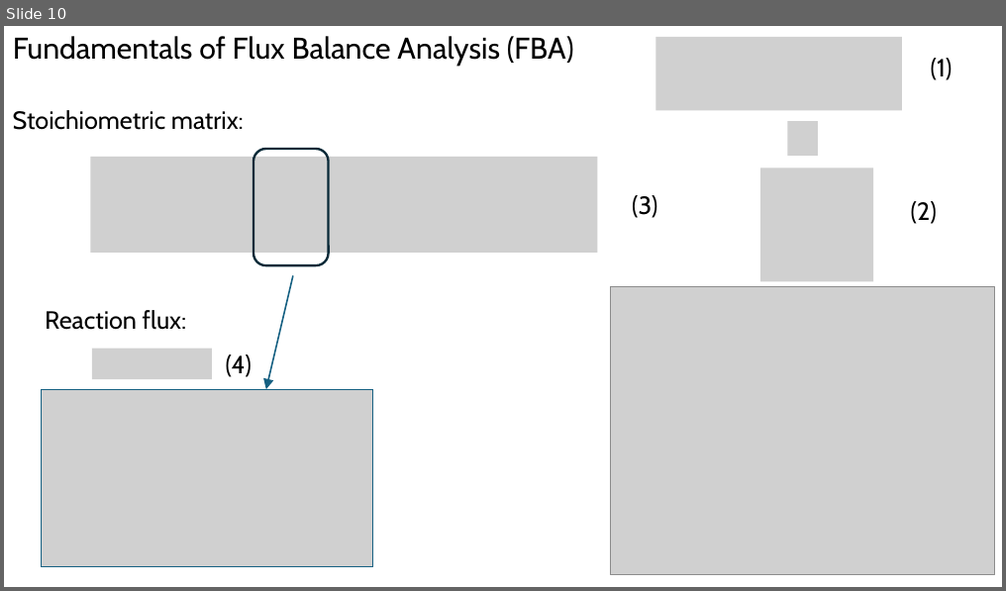
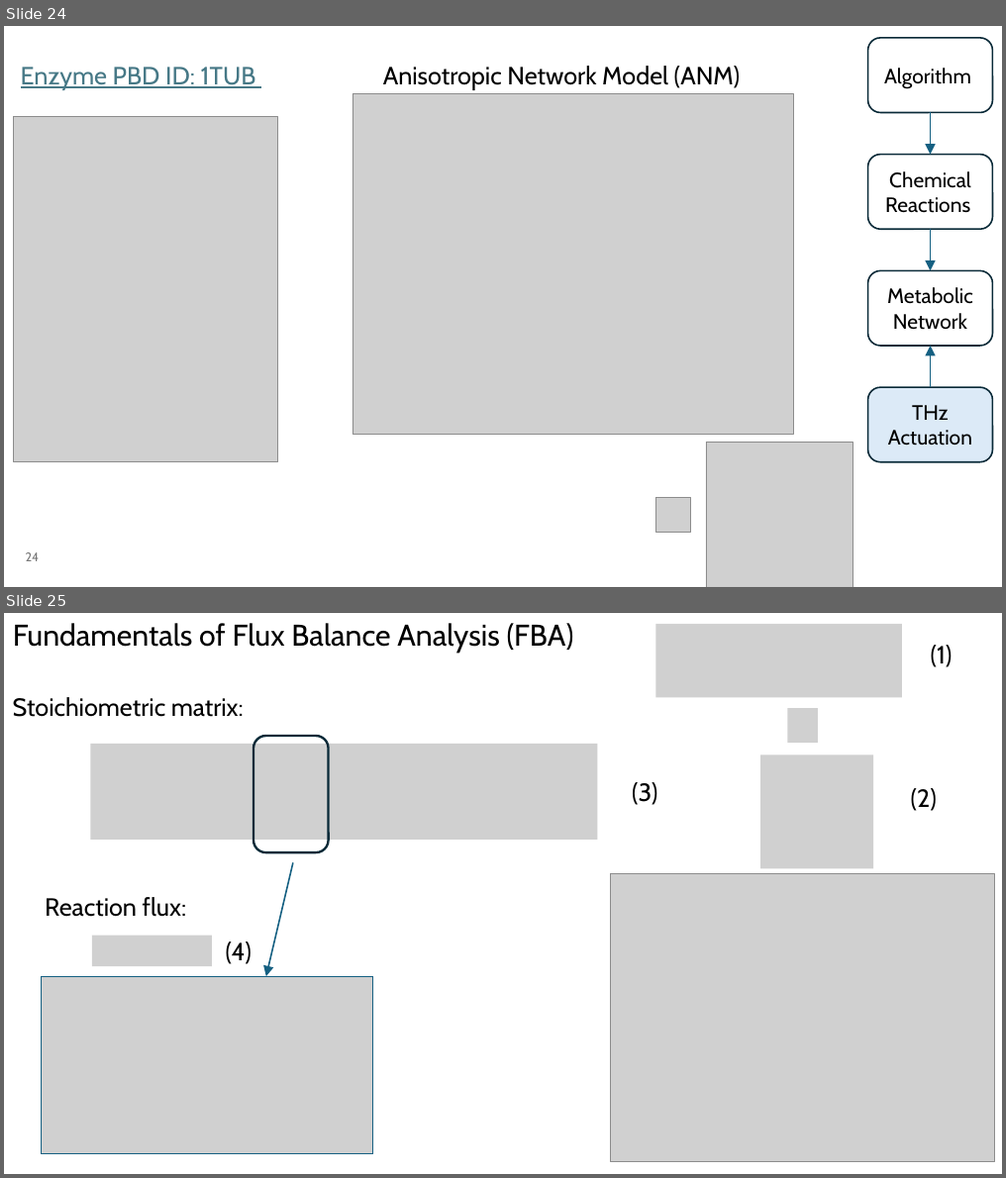
Before and after one commit to tkn-tub/bioelectrodynamics, a slide deck: slides/slides.pptx. Shown one above the other, each under a label of ours: slide 10 before the commit, slides 24 and 25 after it. The pictures are 1006x591 and 1006x1178 pixels, drawn with LibreOffice and Linux fonts; fonts in the diff are those of the drawing; grey boxes stand for pictures. Boxes give left, top, right and bottom in pixels: in the first picture for what was removed or moved away, otherwise in the second. Text is boxed around its words. In the diff, an @@ line names an element or a change of style, - is before the commit and + after.

```diff
--- a/slides/slides.pptx
+++ b/slides/slides.pptx
@@ slide 24 added at bbox=[4, 26, 1002, 587], background #FFFFFF @@
@@ rounded rectangle added at bbox=[868, 38, 993, 113], outline #092A39 1.5 pt, 20 pt, text #000000 @@
+Algorithm
@@ text added at bbox=[21, 67, 256, 90], 24 pt, text #467886, underline @@
+Enzyme PBD ID: 1TUB
@@ text added at bbox=[383, 66, 740, 90], 24 pt, text #000000 @@
+Anisotropic Network Model (ANM)
@@ picture added at bbox=[352, 94, 794, 435] @@
@@ arrow added from (931, 113) to (931, 155), #156082 1.5 pt @@
@@ picture added at bbox=[13, 116, 277, 463] @@
@@ rounded rectangle added at bbox=[868, 155, 993, 230], fill #FFFFFF, outline #092A39 1.5 pt, 20 pt, text #000000 @@
+Chemical Reactions
@@ arrow added from (931, 230) to (931, 271), #156082 1.5 pt @@
@@ rounded rectangle added at bbox=[868, 271, 993, 346], outline #092A39 1.5 pt, 20 pt, text #000000 @@
+Metabolic Network
@@ arrow added from (931, 387) to (931, 346), #156082 1.5 pt @@
@@ rounded rectangle added at bbox=[868, 387, 993, 463], fill #DCEAF7, outline #092A39 1.5 pt, 20 pt, text #000000 @@
+THz Actuation
@@ picture added at bbox=[706, 442, 853, 587] @@
@@ picture added at bbox=[656, 498, 690, 533] @@
@@ page number added at bbox=[26, 553, 40, 562], 12 pt, text #797979 @@
+24
@@ what was slide 10 is now slide 25 @@
```
Also in this commit, not shown: 1 slide changed, 14 other slides added.
